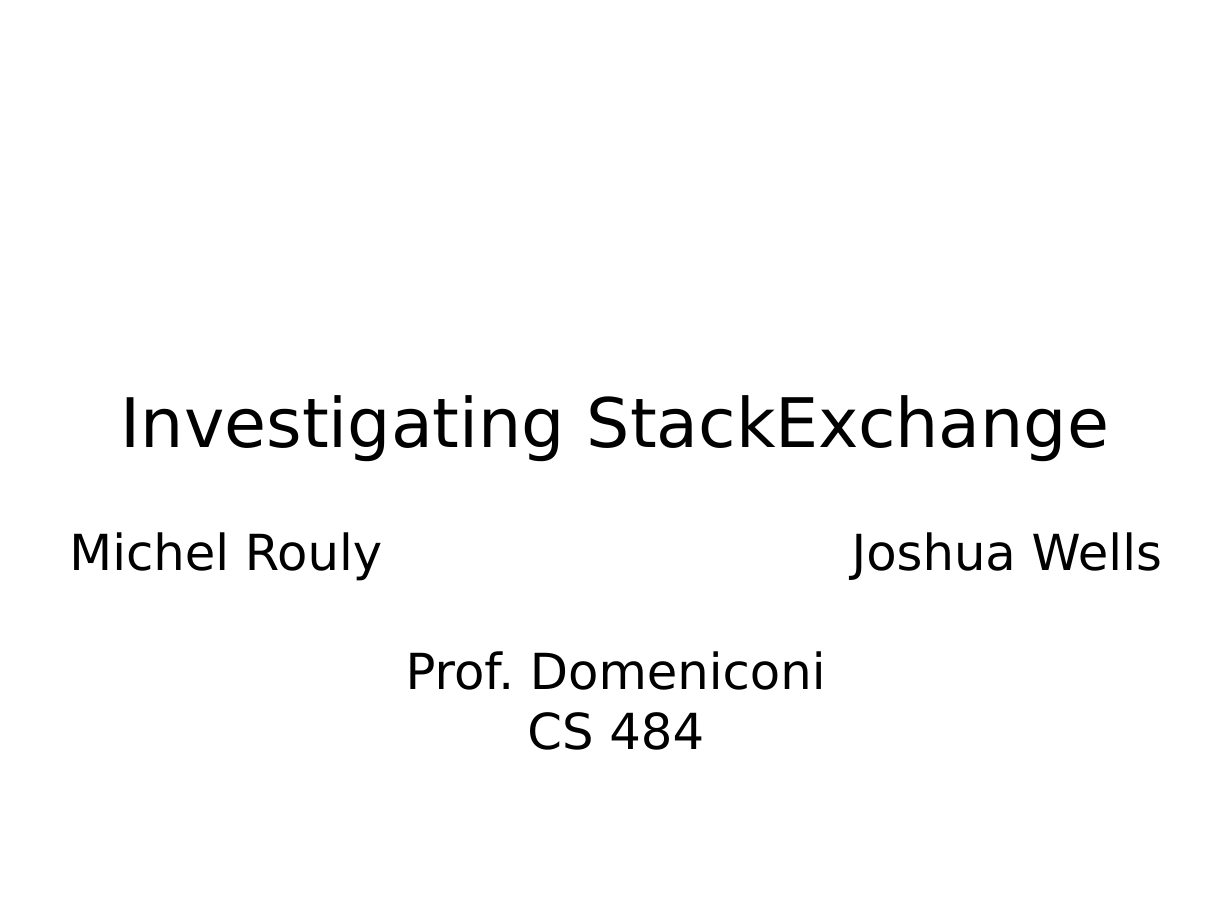
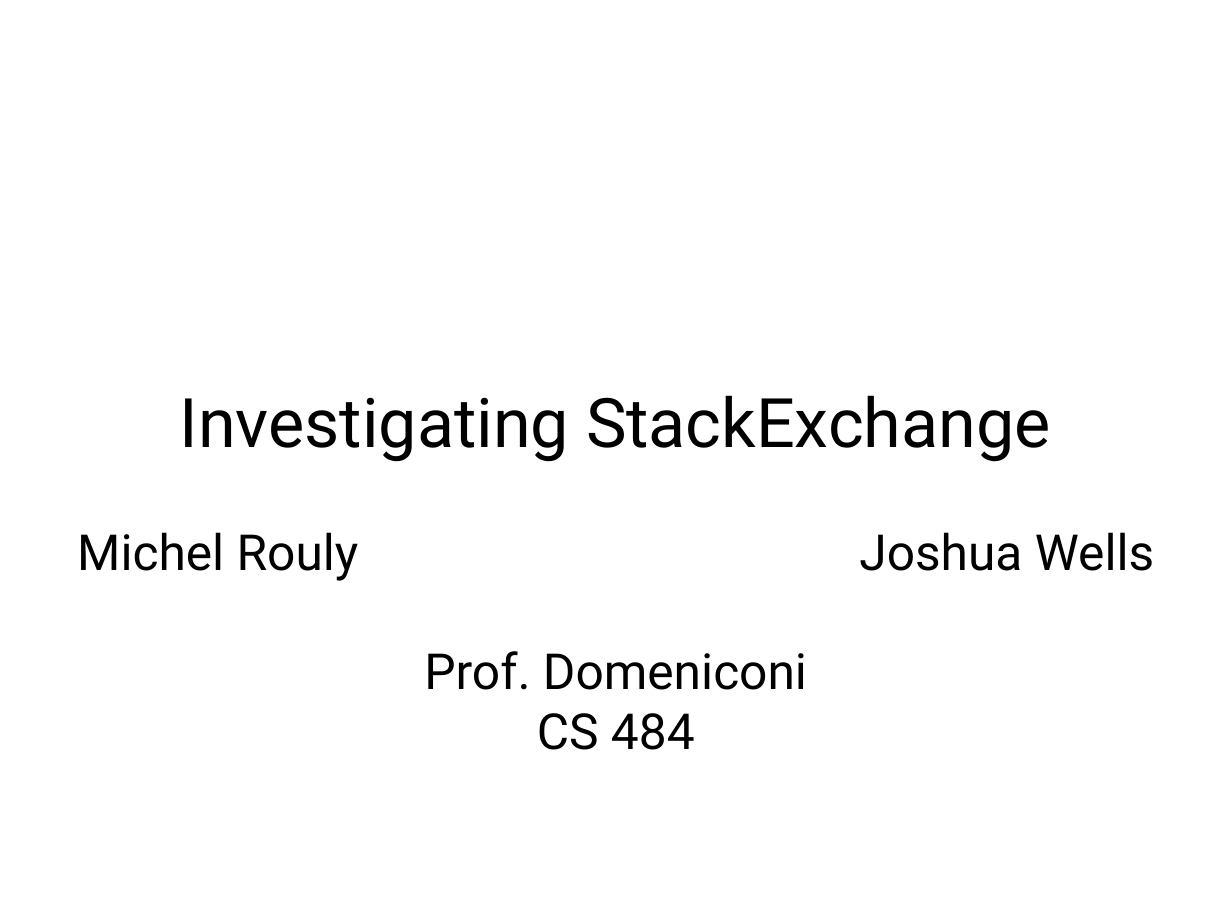
Before and after one commit to jrouly/stackmining, a slide deck: slide 1 of presentation/rouly_wells_presentation.odp. Drawn at 1232x924 pixels with LibreOffice and Linux fonts; fonts in the diff are those of the drawing; background and template pictures are left out. Boxes give left, top, right and bottom in pixels: in the first picture for what was removed or moved away, otherwise in the second. Text is boxed around its words. In the diff, an @@ line names an element or a change of style, - is before the commit and + after.

```diff
--- a/presentation/rouly_wells_presentation.odp
+++ b/presentation/rouly_wells_presentation.odp
@@ subtitle "Investigating StackExchange": place and size @@
-subtitle "Investigating StackExchange" at <box>69,395,1162,750</box>
+subtitle "Investigating StackExchange" at <box>77,395,1154,750</box>
@@ subtitle "Investigating StackExchange" at <box>77,395,1154,750</box>: font DejaVu Sans to Roboto @@
```
Also in this commit, not shown: 6 other slides changed, 1 slide added, 1 slide removed, 1 other file.
